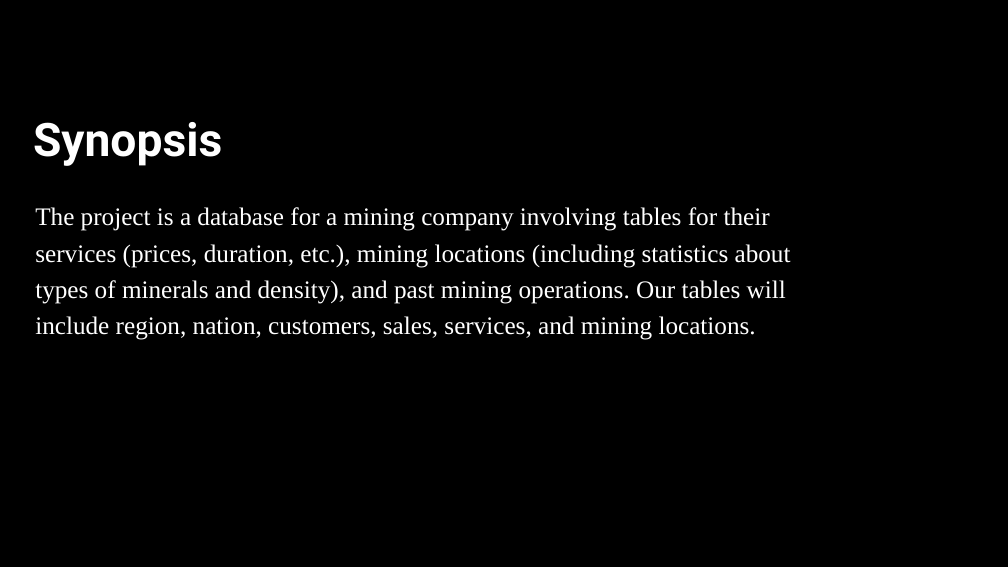
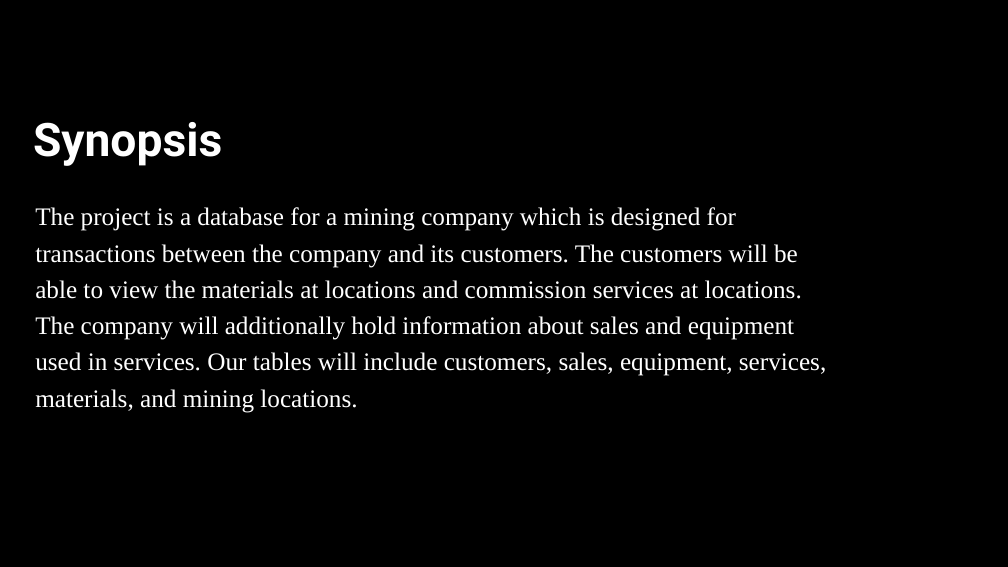
Before and after one commit to GreenBuick/Project-Database, a slide deck: slide 2 of Checkpoint1-slides.pptx. Drawn at 1008x567 pixels with LibreOffice and Linux fonts; fonts in the diff are those of the drawing. Boxes give left, top, right and bottom in pixels: in the first picture for what was removed or moved away, otherwise in the second. Text is boxed around its words. In the diff, an @@ line names an element or a change of style, - is before the commit and + after.

```diff
--- a/Checkpoint1-slides.pptx
+++ b/Checkpoint1-slides.pptx
@@ text at box(35, 207, 826, 413): text changed @@
-The project is a database for a mining company involving tables for their services (prices, duration, etc.), mining locations (including statistics about types of minerals and density), and past mining operations. Our tables will include region, nation, customers, sales, services, and mining locations.
+The project is a database for a mining company which is designed for transactions between the company and its customers. The customers will be able to view the materials at locations and commission services at locations. The company will additionally hold information about sales and equipment used in services. Our tables will include customers, sales, equipment, services, materials, and mining locations.
```
Also in this commit, not shown: 2 other slides changed, 1 other file.
